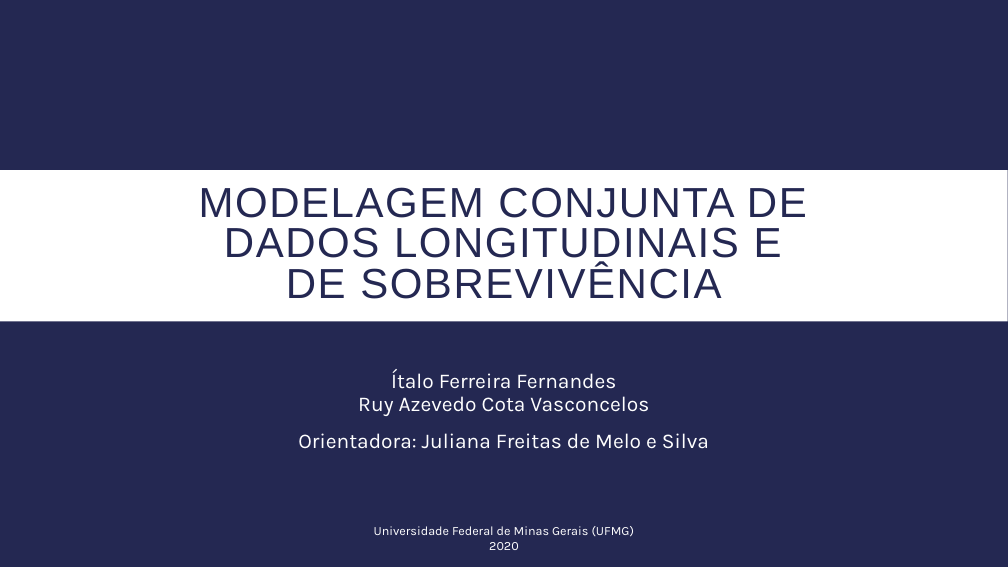
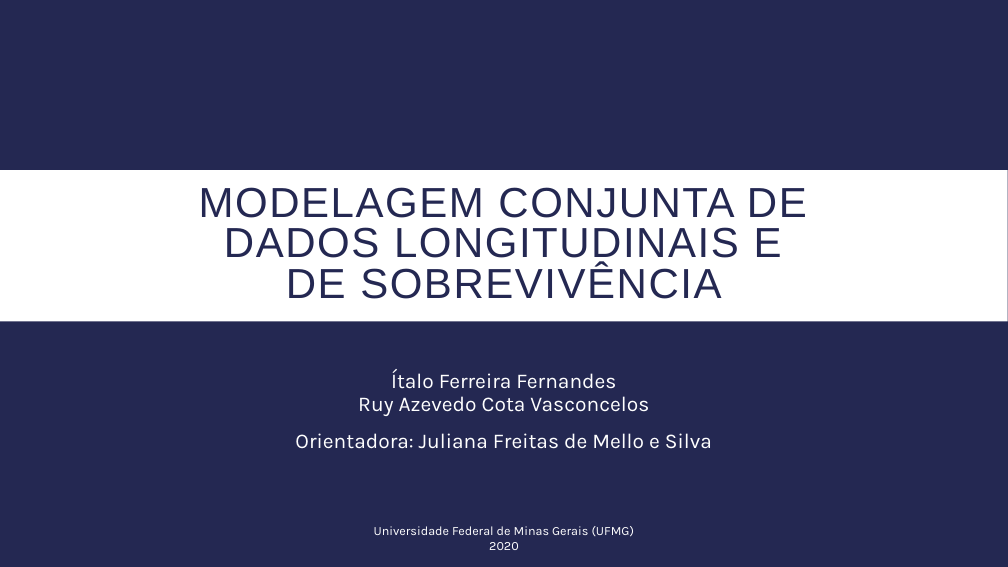
Before and after one commit to itff/Seminarios2, a slide deck: slide 1 of Apresentacao_Editado.pptx. Drawn at 1008x567 pixels with LibreOffice and Linux fonts; fonts in the diff are those of the drawing. Boxes give left, top, right and bottom in pixels: in the first picture for what was removed or moved away, otherwise in the second. Text is boxed around its words. In the diff, an @@ line names an element or a change of style, - is before the commit and + after.

```diff
--- a/Apresentacao_Editado.pptx
+++ b/Apresentacao_Editado.pptx
@@ subtitle at (295, 433, 712, 449): text changed @@
-Orientadora: Juliana Freitas de Melo e Silva
+Orientadora: Juliana Freitas de Mello e Silva
```
Also in this commit, not shown: 1 other file.
